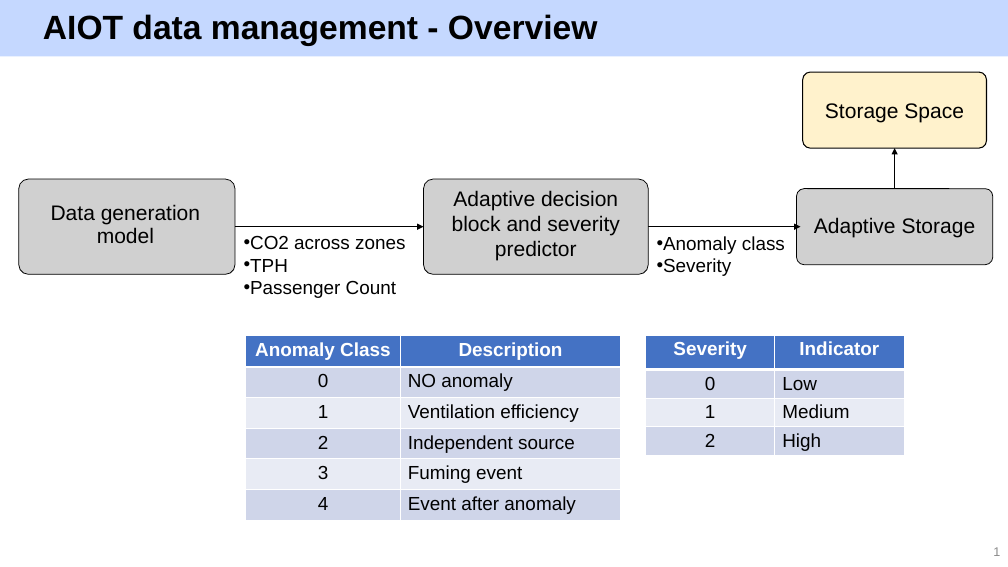
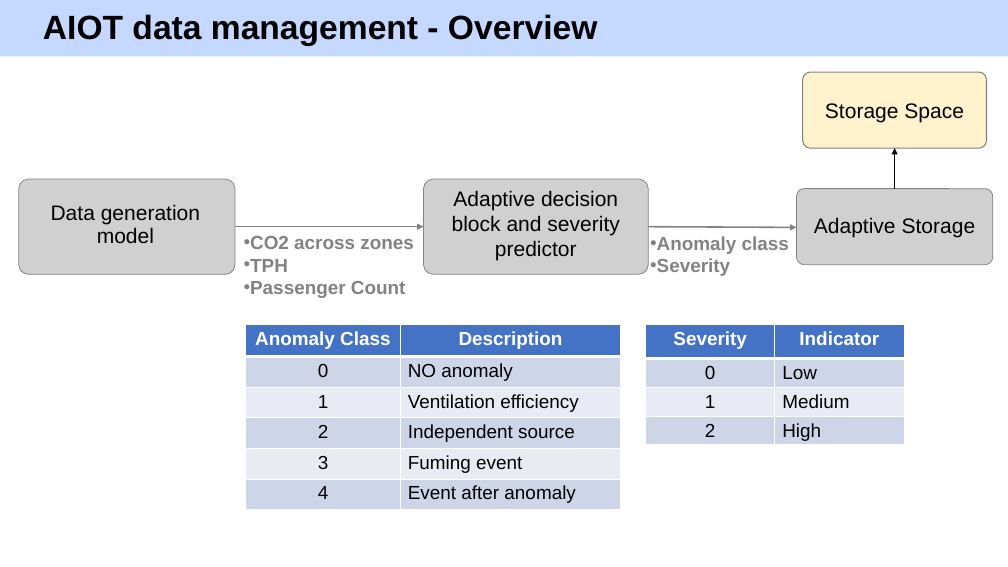
Before and after one commit to nithishkgnani/nithishkgnani.github.io, a slide deck: slide 1 of static/img/aiot/aiot-content.pptx. Drawn at 1008x567 pixels with LibreOffice and Linux fonts; fonts in the diff are those of the drawing; grey boxes stand for pictures. Boxes give left, top, right and bottom in pixels: in the first picture for what was removed or moved away, otherwise in the second. Text is boxed around its words. In the diff, an @@ line names an element or a change of style, - is before the commit and + after.

Commit message:
add-aiot

```diff
--- a/static/img/aiot/aiot-content.pptx
+++ b/static/img/aiot/aiot-content.pptx
@@ rounded rectangle "Storage Space" at (803, 72, 987, 148): outline #000000 1 pt to #828282 1 pt @@
@@ arrow (895, 189) - (895, 148): stroke #000000 0.5 pt to #000000 1.5 pt @@
@@ arrow (235, 227) - (423, 227): stroke #000000 0.5 pt to #828282 1.5 pt @@
@@ text "CO2 across zones" at (250, 236, 414, 298): text colour #000000 to #828282, bold on @@
@@ text "Anomaly class" at (657, 236, 789, 276): text colour #000000 to #828282, bold on @@
@@ arrow moved from (648, 227) - (801, 227) to (648, 227) - (796, 228) @@
@@ arrow (648, 227) - (796, 228): stroke #000000 0.5 pt to #828282 1.5 pt @@
@@ table: place and size @@
-table at (246, 335, 622, 520)
+table at (246, 324, 622, 510)
@@ table: place and size @@
-table at (646, 335, 904, 460)
+table at (646, 324, 904, 449)
@@ page number removed at (993, 547, 1000, 556) @@
-1
```
Also in this commit, not shown: 12 other slides changed, 2 slides removed, 21 other files.
